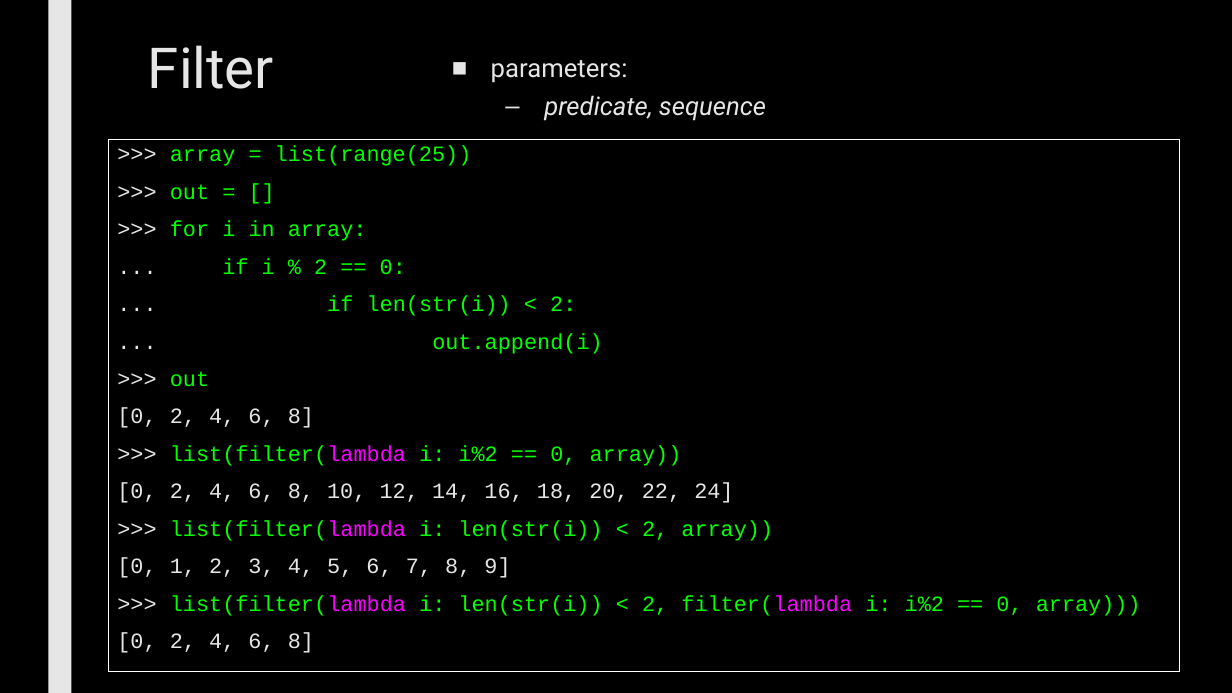
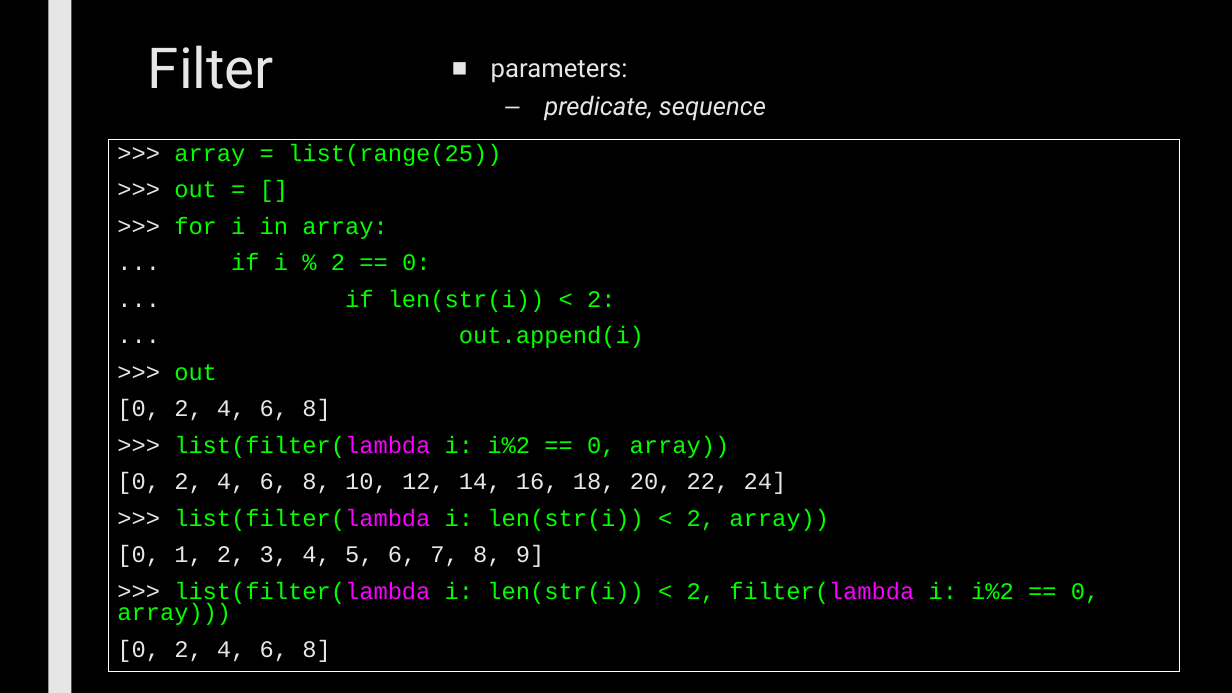
Before and after one commit to max7patek/metaprogramming, a slide deck: slide 13 of slides/02-FirstClassFunctions.pptx. Drawn at 1232x693 pixels with LibreOffice and Linux fonts; fonts in the diff are those of the drawing. Boxes give left, top, right and bottom in pixels: in the first picture for what was removed or moved away, otherwise in the second. Text is boxed around its words. In the diff, an @@ line names an element or a change of style, - is before the commit and + after.

```diff
--- a/slides/02-FirstClassFunctions.pptx
+++ b/slides/02-FirstClassFunctions.pptx
@@ rectangle ">>> array = list(range(25))" at [108,140,1180,672]: size 17 to 18.5 pt; line spacing 0.84 to 0.74 @@
```
Also in this commit, not shown: 8 other slides changed, 3 slides added, 6 slides removed.
